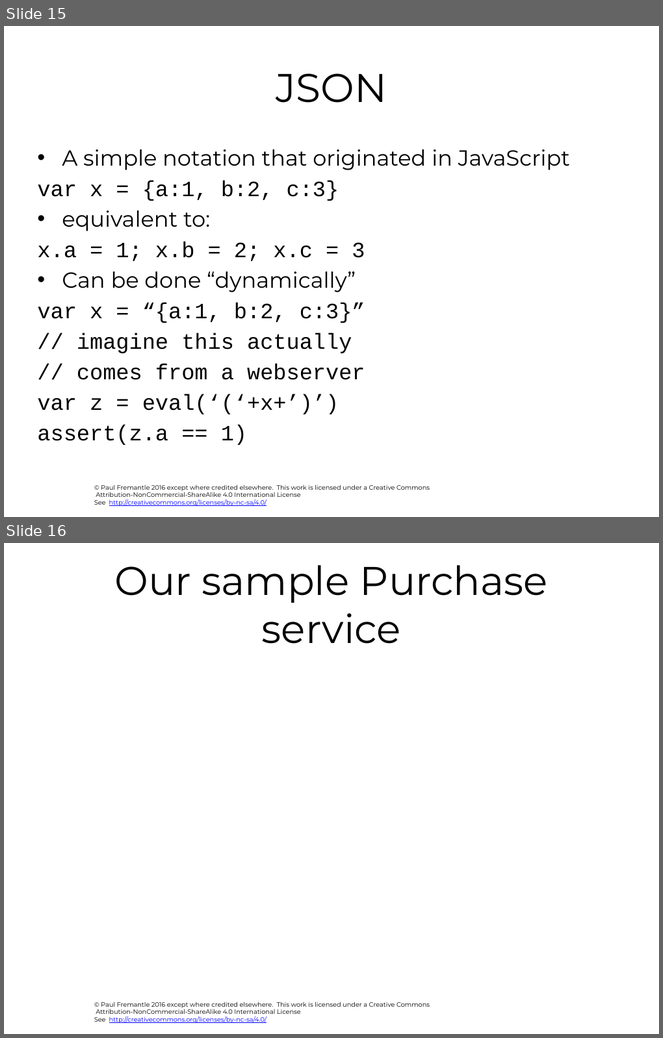
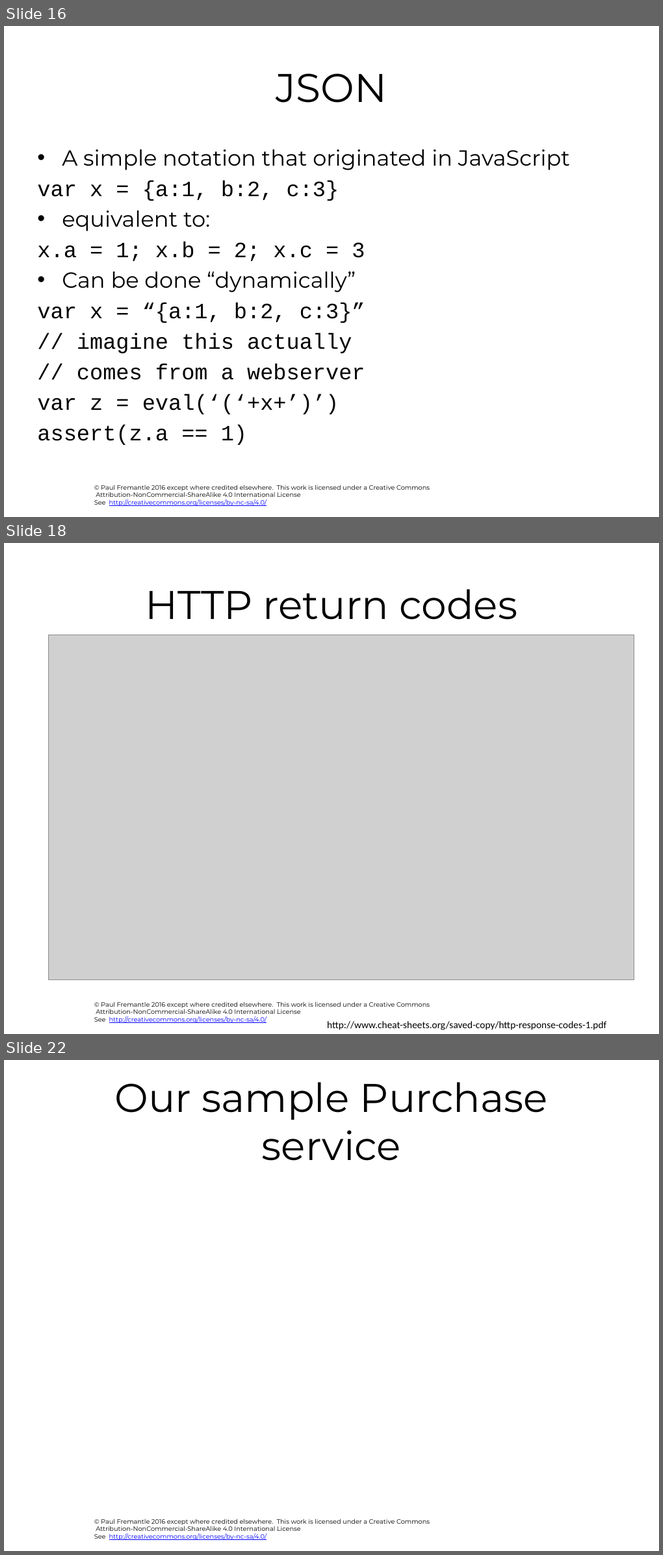
Before and after one commit to pzfreo/ox-soa, a slide deck: presentation-source/04-REST-Intro.pptx. Shown one above the other, each under a label of ours: slides 15 and 16 before the commit, slides 16, 18 and 22 after it; the slides between them are not shown. The pictures are 663x1038 and 663x1555 pixels, drawn with LibreOffice and Linux fonts; fonts in the diff are those of the drawing; grey boxes stand for pictures; background and template pictures are left out. Boxes give left, top, right and bottom in pixels: in the first picture for what was removed or moved away, otherwise in the second. Text is boxed around its words. In the diff, an @@ line names an element or a change of style, - is before the commit and + after.

```diff
--- a/presentation-source/04-REST-Intro.pptx
+++ b/presentation-source/04-REST-Intro.pptx
@@ slide 18 added at bbox=[4, 543, 659, 1034], background #FFFFFF; not listed: 1 template element that a slide beside it also shows @@
@@ title added at bbox=[145, 589, 518, 620], 44 pt, text #000000 @@
+HTTP return codes
@@ picture added at bbox=[49, 635, 634, 980] @@
@@ text added at bbox=[327, 1021, 607, 1031], 11 pt, text #000000 @@
+http://www.cheat-sheets.org/saved-copy/http-response-codes-1.pdf
@@ what was slide 15 is now slide 16 @@
@@ what was slide 16 is now slide 22 @@
```
Also in this commit, not shown: 1 slide changed, 5 other slides added, 31 other files.
